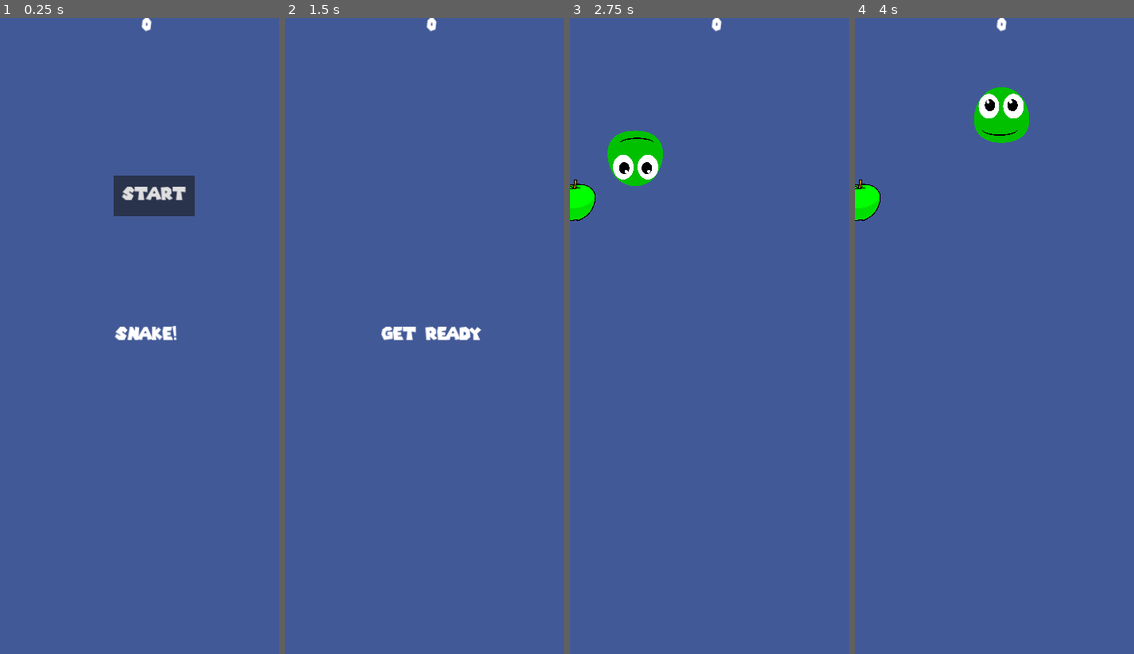
Above: before the commit, frames 1-4 (left to right).
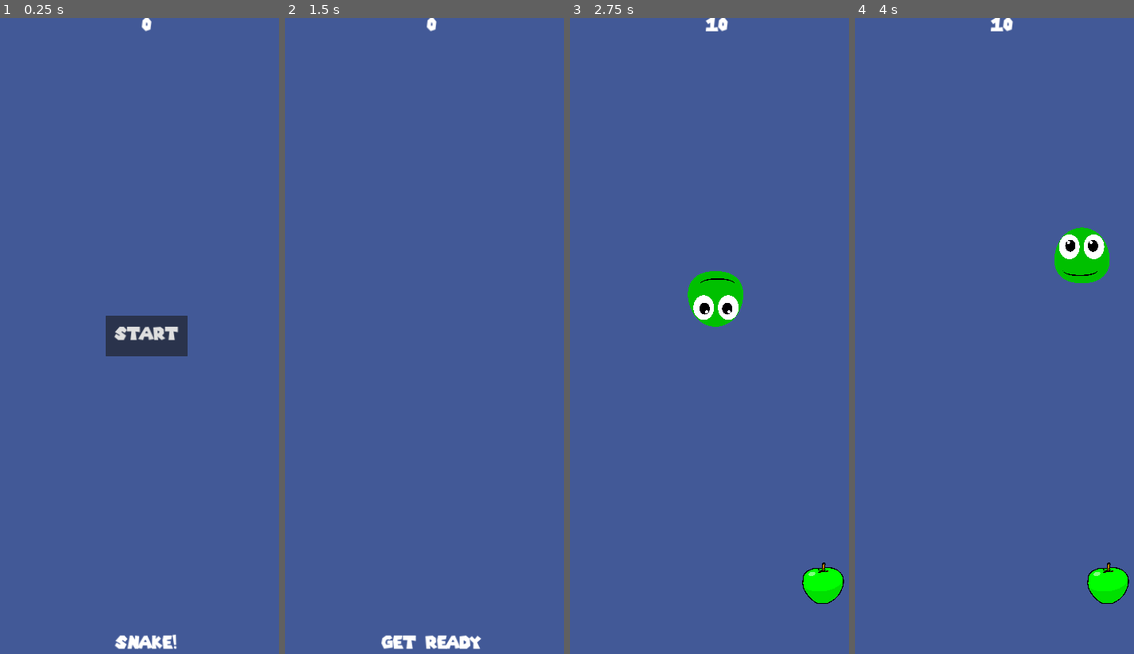
Above: after the commit, the same moments.

Repository: Reckless312/Snake-Godot
Game: Godot game, scene res://main.tscn
Two runs of this game, one before a commit and one after it. Both use one fixed random seed, a clock stepped at 60 frames per second and the inputs below.
Inputs:
- Up to frame 1 (0.25 s): no input
- Up to frame 2 (1.5 s): click "Start" at 0.5 s; tap Enter at 1.25 s; hold Right (right) from 1.28 s (still down)
- Up to frame 3 (2.75 s): tap Space at 2 s; release Right (right) at 2.03 s; hold Down (down) from 2.03 s (still down)
- Up to frame 4 (4 s): release Down (down) at 2.78 s; hold Right (right) 2.78-3.53 s; hold Up (up) from 3.53 s (still down)

The runs differ from the first frame. In frame 1, 4.1% of the frame differs, in the area x 37-70%, y 24-100%; in frame 2, 1.2%; in frame 3, 4.1%; in frame 4, 4.1%.

Commit message:
game over implemented

Diff:
--- a/snake/hud.gd
+++ b/snake/hud.gd
@@ -3,7 +3,7 @@
 signal start_game
 
 func _ready() -> void:
-	pass # Replace with function body.
+	pass
 
 func _process(delta: float) -> void:
 	pass
@@ -26,7 +26,7 @@
 
 
 func update_score(score):
-	$ScoreLabel.text = str(score)
+	$ScoreLabel.text = str(score + int($ScoreLabel.text))
 
 
 func _on_start_button_pressed() -> void:
--- a/snake/hud.tscn
+++ b/snake/hud.tscn
@@ -21,17 +21,16 @@
 vertical_alignment = 1
 
 [node name="Message" type="Label" parent="."]
-anchors_preset = 8
+anchors_preset = 7
 anchor_left = 0.5
-anchor_top = 0.5
+anchor_top = 1.0
 anchor_right = 0.5
-anchor_bottom = 0.5
+anchor_bottom = 1.0
 offset_left = -240.0
-offset_top = -32.0
+offset_top = -64.0
 offset_right = 240.0
-offset_bottom = 32.0
 grow_horizontal = 2
-grow_vertical = 2
+grow_vertical = 0
 theme_override_fonts/font = ExtResource("2_1hr30")
 theme_override_font_sizes/font_size = 64
 text = "Snake!"
@@ -40,17 +39,17 @@
 autowrap_mode = 2
 
 [node name="StartButton" type="Button" parent="."]
-anchors_preset = 7
+anchors_preset = 8
 anchor_left = 0.5
-anchor_top = 1.0
+anchor_top = 0.5
 anchor_right = 0.5
-anchor_bottom = 1.0
-offset_left = -122.5
-offset_top = -1760.0
-offset_right = 177.5
-offset_bottom = -1610.0
+anchor_bottom = 0.5
+offset_left = -150.0
+offset_top = -75.0
+offset_right = 150.0
+offset_bottom = 75.0
 grow_horizontal = 2
-grow_vertical = 0
+grow_vertical = 2
 theme_override_fonts/font = ExtResource("2_1hr30")
 theme_override_font_sizes/font_size = 64
 text = "Start"
--- a/snake/main.gd
+++ b/snake/main.gd
@@ -1,7 +1,6 @@
 extends Node
 
 var score
-var started = false
 
 func _ready() -> void:
 	pass
@@ -22,9 +21,14 @@
 
 	$Music.play()
 
-	started = true
+func _on_snake_head_apple_hit() -> void:
+	$EatingApple.play()
+	$Apple.hide()
+	$Apple.place_randomly()
+	$HUD.update_score(10)
 
-func _on_snake_head_apple_hit() -> void:
-	if started == true:
-		$Apple.hide()
-		$Apple.place_randomly()
+
+func _on_snake_head_game_over() -> void:
+	$HUD.show_game_over()
+	$Apple.hide()
+	$snake_head.hide()
--- a/snake/main.tscn
+++ b/snake/main.tscn
@@ -1,10 +1,11 @@
-[gd_scene load_steps=6 format=3 uid="uid://dwr1ggqprofhj"]
+[gd_scene load_steps=7 format=3 uid="uid://dwr1ggqprofhj"]
 
 [ext_resource type="PackedScene" uid="uid://bdtq6svqpbjsd" path="res://snake_head.tscn" id="1_bowog"]
 [ext_resource type="Script" path="res://main.gd" id="1_l243u"]
 [ext_resource type="PackedScene" uid="uid://bjmgsaimka72j" path="res://apple.tscn" id="2_jili2"]
 [ext_resource type="PackedScene" uid="uid://j1mduwm4plgf" path="res://hud.tscn" id="4_12mim"]
 [ext_resource type="AudioStream" uid="uid://c0mirpsrqf756" path="res://assets/music/Roku Snake OST - Main Theme.mp3" id="5_fpnub"]
+[ext_resource type="AudioStream" uid="uid://d305pgaqeg5w2" path="res://assets/music/20279__koops__apple_crunch_16.wav" id="6_y0wmf"]
 
 [node name="Main" type="Node"]
 script = ExtResource("1_l243u")
@@ -18,13 +19,14 @@
 color = Color(0.260211, 0.349803, 0.592432, 1)
 
 [node name="snake_head" parent="." instance=ExtResource("1_bowog")]
+position = Vector2(469, 316)
 
 [node name="Apple" parent="." instance=ExtResource("2_jili2")]
-position = Vector2(218, 56)
+position = Vector2(934, 324)
 scale = Vector2(0.2, 0.2)
 
 [node name="StartPosition" type="Marker2D" parent="."]
-position = Vector2(240, 450)
+position = Vector2(536, 967)
 
 [node name="HUD" parent="." instance=ExtResource("4_12mim")]
 
@@ -32,6 +34,10 @@
 stream = ExtResource("5_fpnub")
 parameters/looping = false
 
+[node name="EatingApple" type="AudioStreamPlayer" parent="."]
+stream = ExtResource("6_y0wmf")
+
 [connection signal="apple_hit" from="snake_head" to="." method="_on_snake_head_apple_hit"]
+[connection signal="game_over" from="snake_head" to="." method="_on_snake_head_game_over"]
 [connection signal="area_entered" from="Apple" to="snake_head" method="_on_apple_area_entered"]
 [connection signal="start_game" from="HUD" to="." method="new_game"]
--- a/snake/snake_head.gd
+++ b/snake/snake_head.gd
@@ -1,6 +1,7 @@
 extends Area2D
 
 signal apple_hit
+signal game_over
 
 @export var speed = 400
 var screen_size
@@ -35,10 +36,19 @@
 	$AnimatedSprite2D.play()
 
 	position += velocity * delta
-	position = position.clamp(Vector2.ZERO, screen_size)
+
+	if position.x < 0 or position.x > screen_size.x or position.y < 0 or position.y > screen_size.y:
+		game_over.emit()
+		reset()
+
+func reset():
+	position = Vector2.ZERO
+	velocity = Vector2.ZERO
+	$AnimatedSprite2D.rotation_degrees = 0
 
 func start(pos):
 	position = pos
+	velocity.y -= 1
 	show()
 	$CollisionShape2D.disabled = false
 
Not shown, added: snake/assets/music/20279__koops__apple_crunch_16.wav.import
Not shown, added: snake/assets/music/20279__koops__apple_crunch_16.wav
